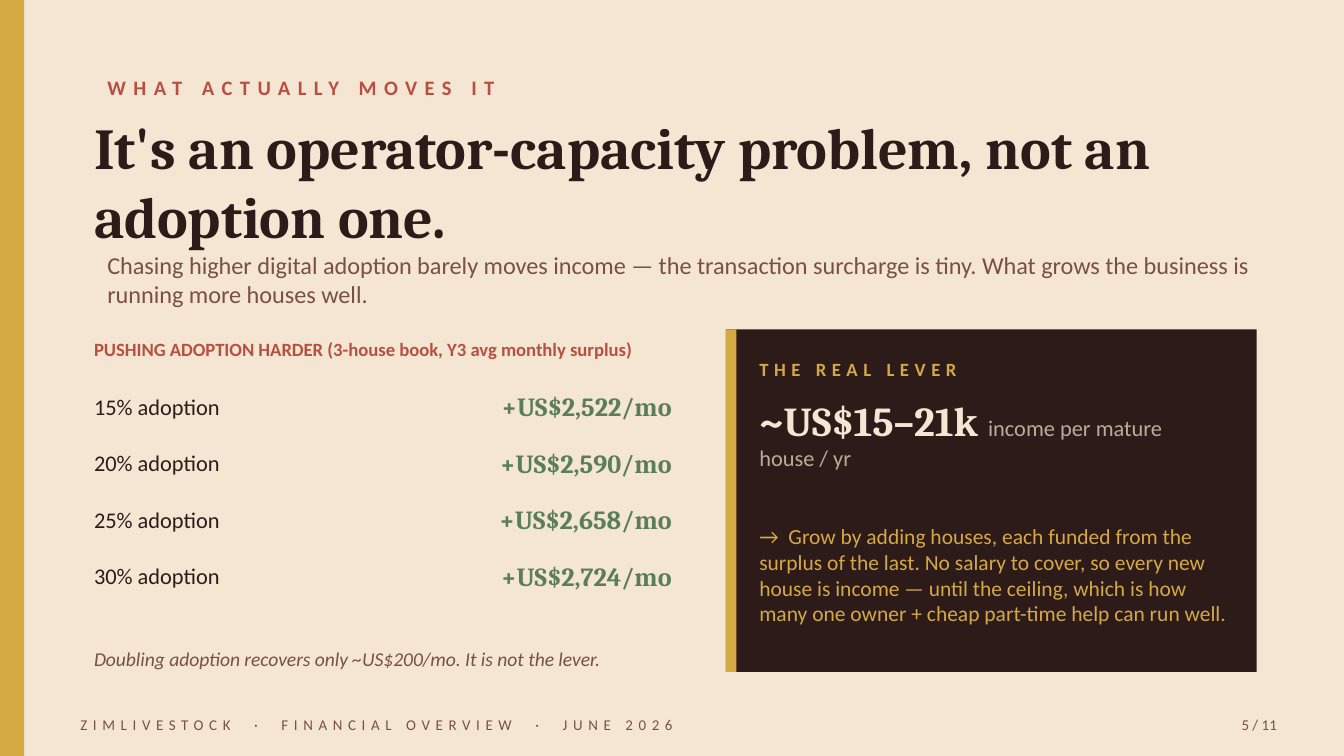
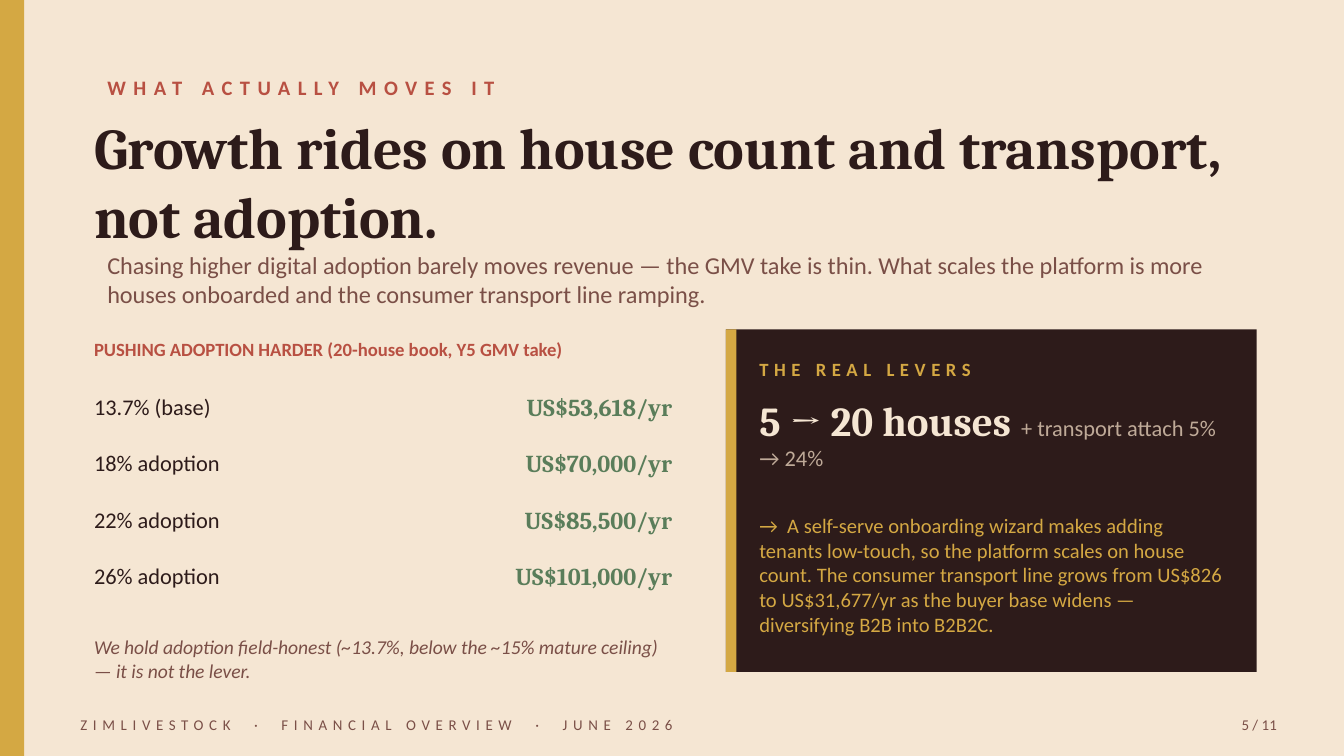
Before and after one commit to muudzo/livestockl, a slide deck: slide 5 of deliverables/business/financial-deck.pptx. Drawn at 1344x756 pixels with LibreOffice and Linux fonts; fonts in the diff are those of the drawing. Boxes give left, top, right and bottom in pixels: in the first picture for what was removed or moved away, otherwise in the second. Text is boxed around its words. In the diff, an @@ line names an element or a change of style, - is before the commit and + after.

```diff
--- a/deliverables/business/financial-deck.pptx
+++ b/deliverables/business/financial-deck.pptx
@@ text at box(94, 128, 1222, 251): text changed @@
-It's an operator-capacity problem, not an adoption one.
+Growth rides on house count and transport, not adoption.
@@ text at box(107, 257, 1202, 307): text changed @@
-Chasing higher digital adoption barely moves income — the transaction surcharge is tiny. What grows the business is running more houses well.
+Chasing higher digital adoption barely moves revenue — the GMV take is thin. What scales the platform is more houses onboarded and the consumer transport line ramping.
@@ text at box(94, 342, 562, 359): text changed @@
-PUSHING ADOPTION HARDER (3-house book, Y3 avg monthly surplus)
+PUSHING ADOPTION HARDER (20-house book, Y5 GMV take)
@@ text at box(759, 364, 971, 376): text changed @@
-THE REAL LEVER
+THE REAL LEVERS
@@ text at box(94, 399, 211, 418): text changed @@
-15% adoption
+13.7% (base)
@@ text at box(527, 398, 672, 422): text changed; size 14 to 13 pt @@
-+US$2,522/mo
+US$53,618/yr
@@ text at box(759, 407, 1216, 440): text changed @@
-~US$15–21k income per mature house / yr
+5 → 20 houses + transport attach 5% → 24%
@@ text at box(94, 455, 220, 475): text changed @@
-20% adoption
+18% adoption
@@ text at box(526, 454, 673, 478): text changed; size 14 to 13 pt @@
-+US$2,590/mo
+US$70,000/yr
@@ text at box(94, 512, 220, 532): text changed @@
-25% adoption
+22% adoption
@@ text at box(525, 511, 672, 535): text changed; size 14 to 13 pt @@
-+US$2,658/mo
+US$85,500/yr
@@ text at box(759, 518, 1221, 636): text changed; size 11.5 to 11 pt @@
-→ Grow by adding houses, each funded from the surplus of the last. No salary to cover, so every new house is income — until the ceiling, which is how many one owner + cheap part-time help can run well.
+→ A self-serve onboarding wizard makes adding tenants low-touch, so the platform scales on house count. The consumer transport line grows from US$826 to US$31,677/yr as the buyer base widens — diversifying B2B into B2B2C.
@@ text at box(94, 568, 220, 588): text changed @@
-30% adoption
+26% adoption
@@ text at box(515, 567, 672, 591): text changed; size 14 to 13 pt @@
-+US$2,724/mo
+US$101,000/yr
@@ text at box(94, 640, 658, 678): text changed @@
-Doubling adoption recovers only ~US$200/mo. It is not the lever.
+We hold adoption field-honest (~13.7%, below the ~15% mature ceiling) — it is not the lever.
```
Also in this commit, not shown: 9 other slides changed, 10 other files.
